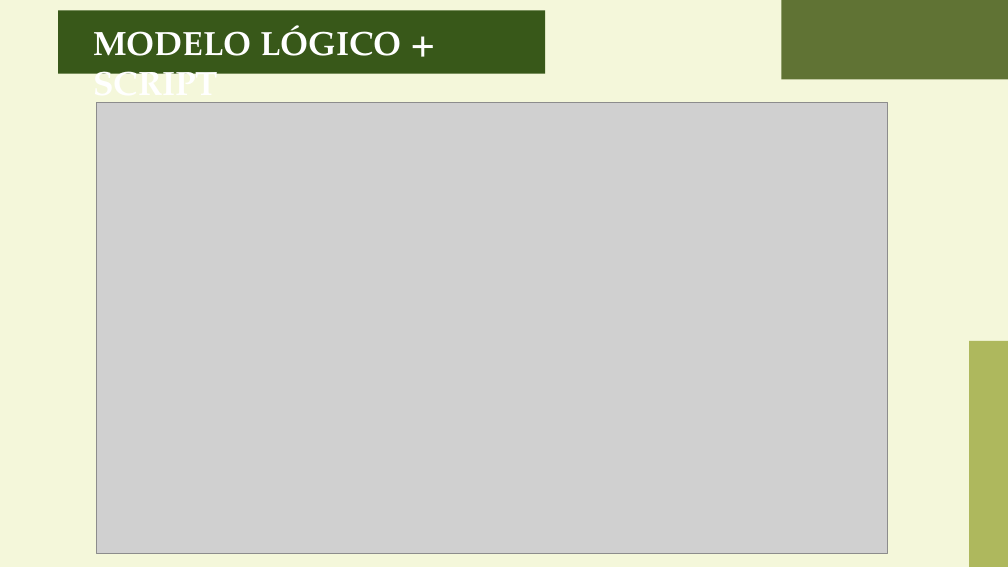
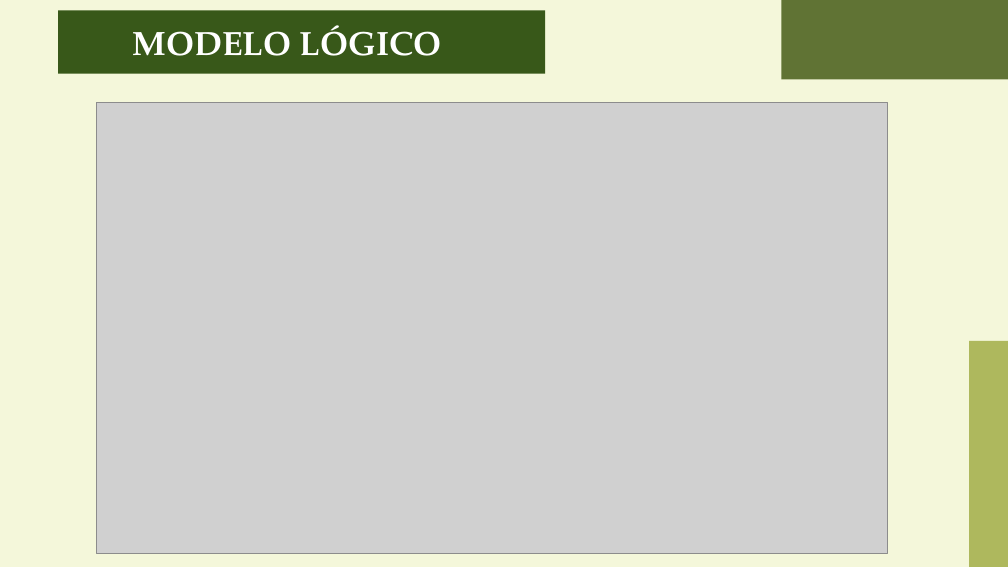
Before and after one commit to KaioZaniboni/wisoy-1, a slide deck: slide 12 of Documentos/Power Point/Sprint 3 - FINAL.pptx. Drawn at 1008x567 pixels with LibreOffice and Linux fonts; fonts in the diff are those of the drawing; grey boxes stand for pictures. Boxes give left, top, right and bottom in pixels: in the first picture for what was removed or moved away, otherwise in the second. Text is boxed around its words. In the diff, an @@ line names an element or a change of style, - is before the commit and + after.

```diff
--- a/Documentos/Power Point/Sprint 3 - FINAL.pptx
+++ b/Documentos/Power Point/Sprint 3 - FINAL.pptx
@@ text at [133, 25, 441, 56]: text changed @@
-MODELO LÓGICO + SCRIPT
+MODELO LÓGICO
```
Also in this commit, not shown: 2 other slides changed.
